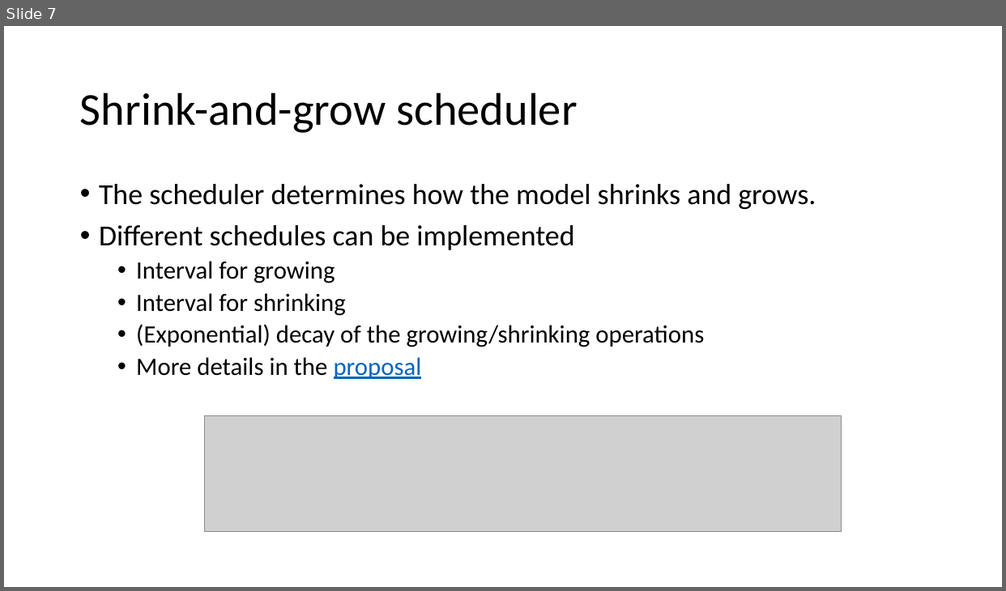
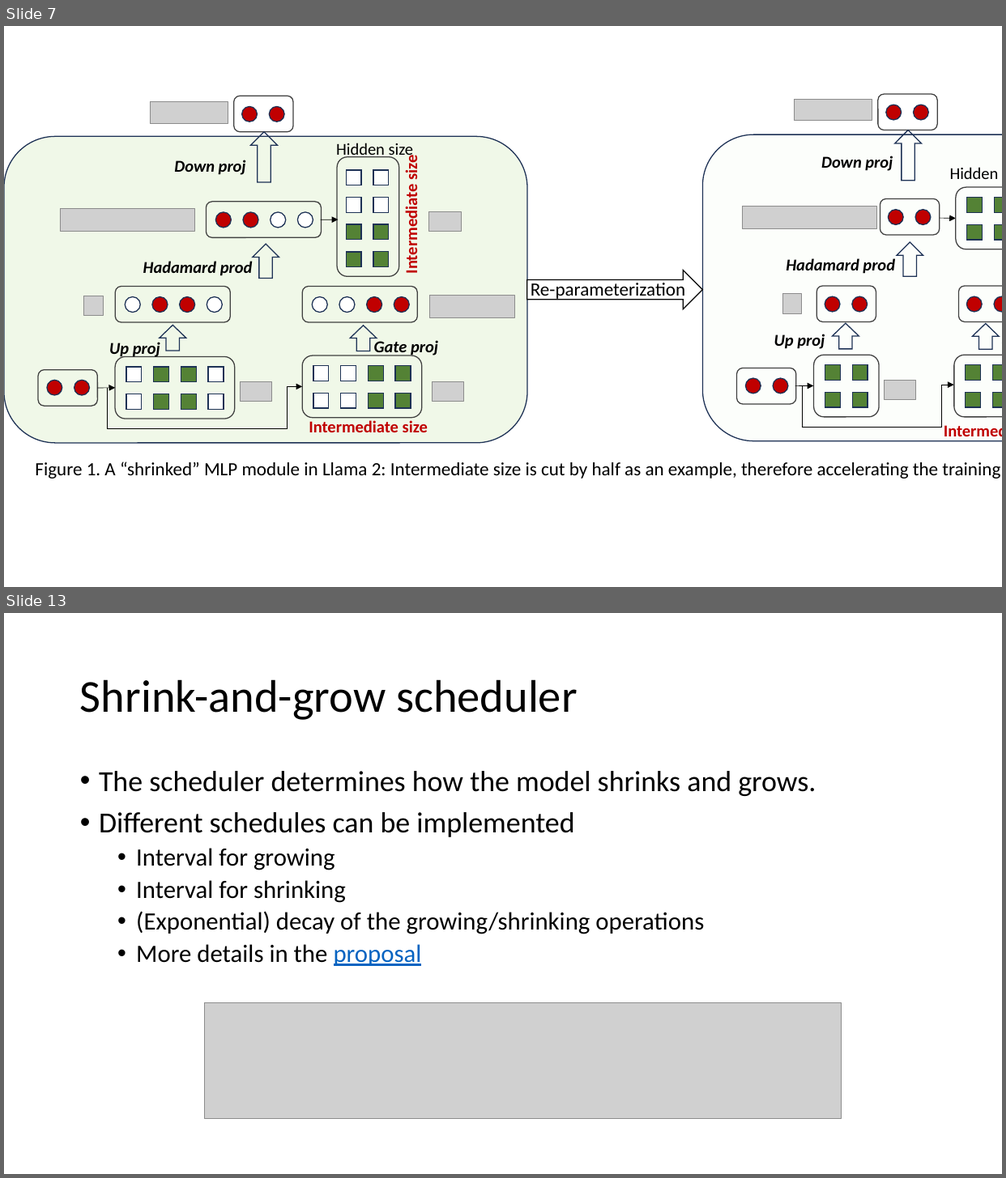
Before and after one commit to zhenkaiii/zhenkaiii.github.io, a slide deck: NAS_0411.pptx. Shown one above the other, each under a label of ours: slide 7 before the commit, slides 7 and 13 after it; the slides between them are not shown. The pictures are 1006x591 and 1006x1178 pixels, drawn with LibreOffice and Linux fonts; fonts in the diff are those of the drawing; grey boxes stand for pictures; background and template pictures are left out. Boxes give left, top, right and bottom in pixels: in the first picture for what was removed or moved away, otherwise in the second. Text is boxed around its words. In the diff, an @@ line names an element or a change of style, - is before the commit and + after.

```diff
--- a/NAS_0411.pptx
+++ b/NAS_0411.pptx
@@ slide 7 added at (x1=4, y1=26, x2=1002, y2=587), background #FFFFFF @@
@@ group added at (x1=4, y1=94, x2=1002, y2=479): 36 rectangles, 26 ellipses, 18 rounded rectangles, 15 texts, 11 pictures, 9 right arrows, 6 arrows, 6 lines @@
+Intermediate size
+Intermediate size
+Gate proj
+Up proj
+Down proj
+Hidden size
+Hadamard prod
+Figure 1. A “shrinked” MLP module in Llama 2: Intermediate size is cut by half as an example, therefore accelerating the training speed.
+Intermediate size
+Gate proj
+Up proj
+Down proj
+Hidden size
+Hadamard prod
+Re-parameterization
@@ what was slide 7 is now slide 13 @@
```
Also in this commit, not shown: 1 slide changed, 5 other slides added, 11 other files.
